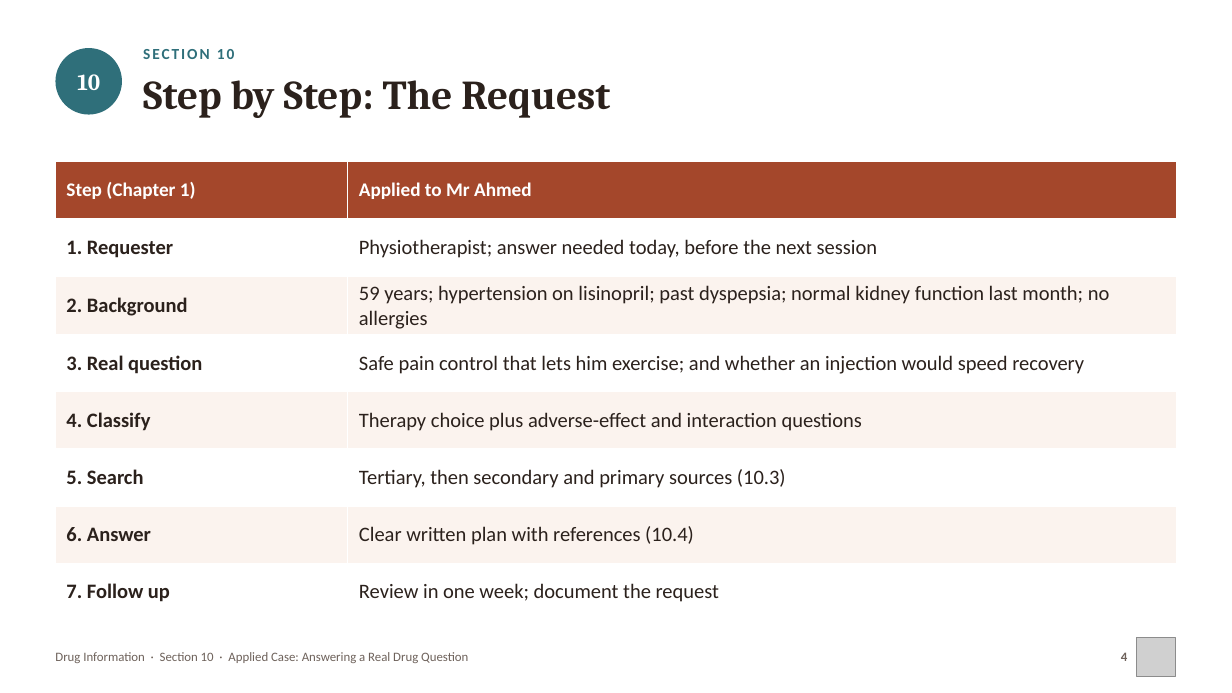
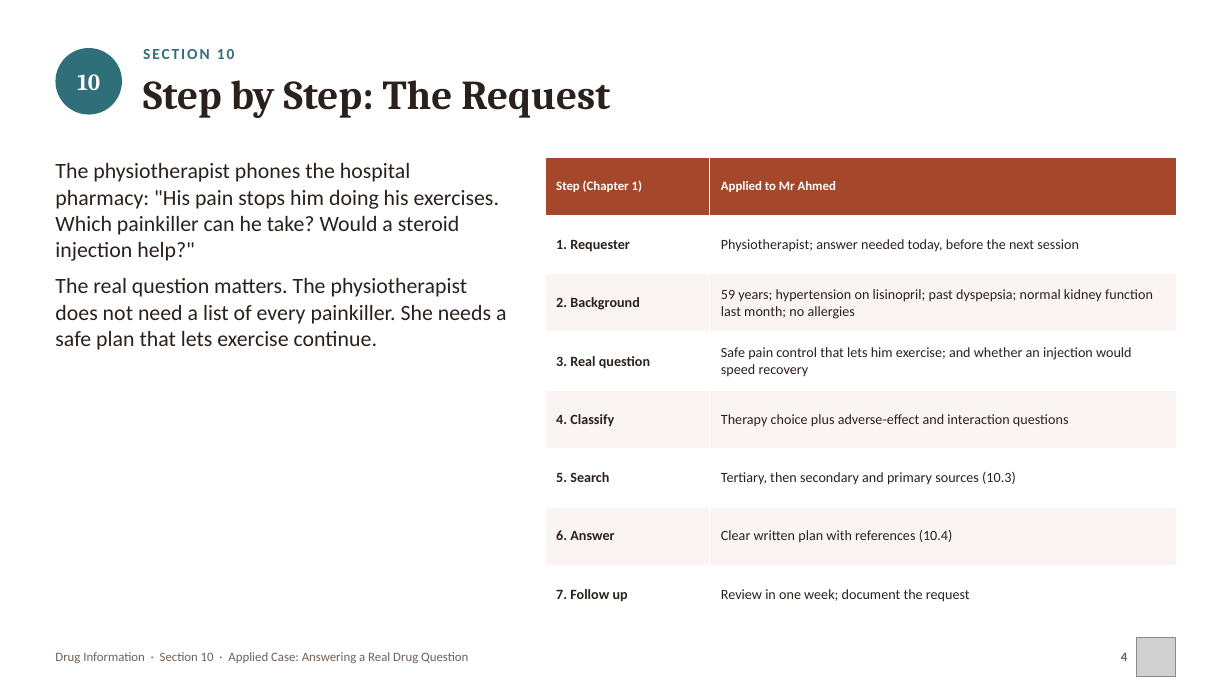
Before and after one commit to drrefaat18-ops/yasser, a slide deck: slide 4 of projects/drug-information-practical/slides/ch10-applied-case.pptx. Drawn at 1232x693 pixels with LibreOffice and Linux fonts; fonts in the diff are those of the drawing; grey boxes stand for pictures. Boxes give left, top, right and bottom in pixels: in the first picture for what was removed or moved away, otherwise in the second. Text is boxed around its words. In the diff, an @@ line names an element or a change of style, - is before the commit and + after.

```diff
--- a/projects/drug-information-practical/slides/ch10-applied-case.pptx
+++ b/projects/drug-information-practical/slides/ch10-applied-case.pptx
@@ text added at [55,163,506,350], 17 pt, text #2B211C @@
+The physiotherapist phones the hospital pharmacy: "His pain stops him doing his exercises. Which painkiller can he take? Would a steroid injection help?"
+The real question matters. The physiotherapist does not need a list of every painkiller. She needs a safe plan that lets exercise continue.
@@ table at [545,157,1177,624] @@
@@ fill #FBF3EE to #FAF4F2 in 6 cells @@
@@ size 15 to 10 pt in "Step (Chapter 1)", "Applied to Mr Ahmed" @@
@@ size 16 to 11 pt @@
@@ table: place and size @@
-table at [55,162,1177,619]
+table at [545,157,1177,624]
```
Also in this commit, not shown: 20 other slides changed, 2 slides added, 16 other files.
